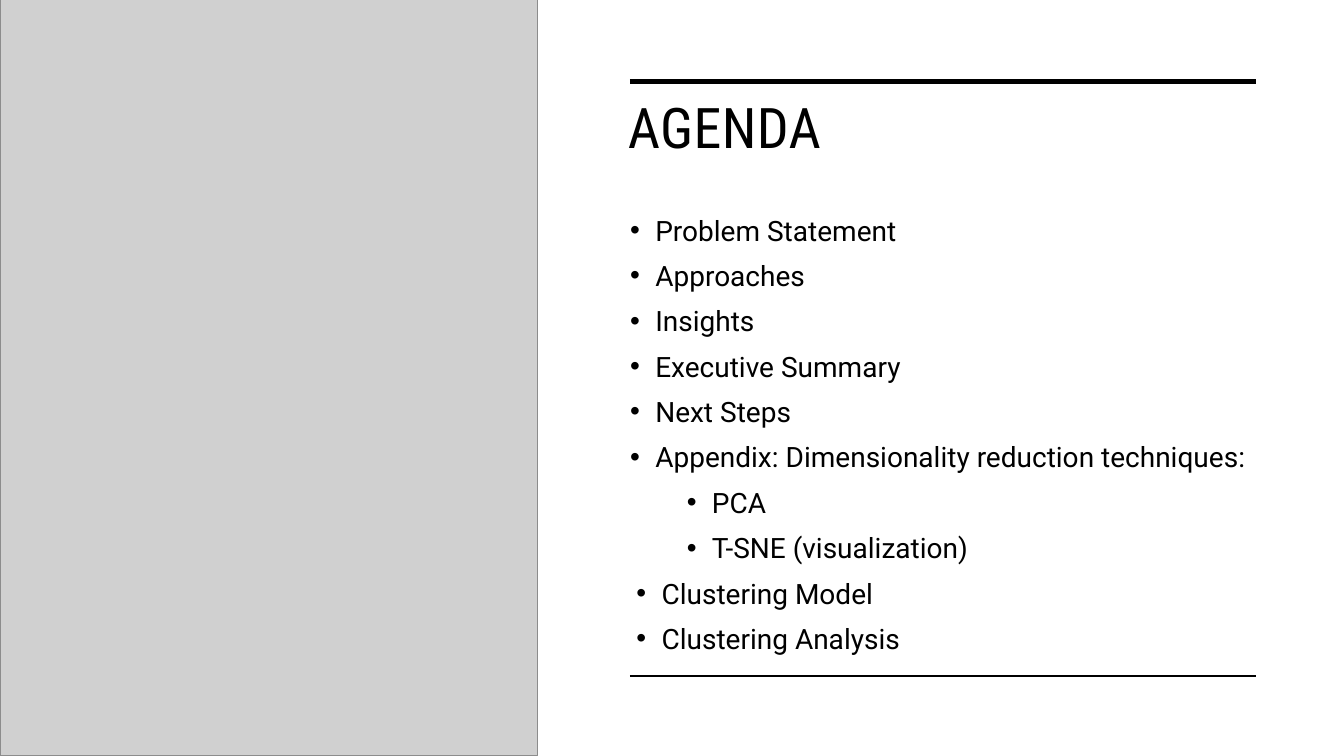
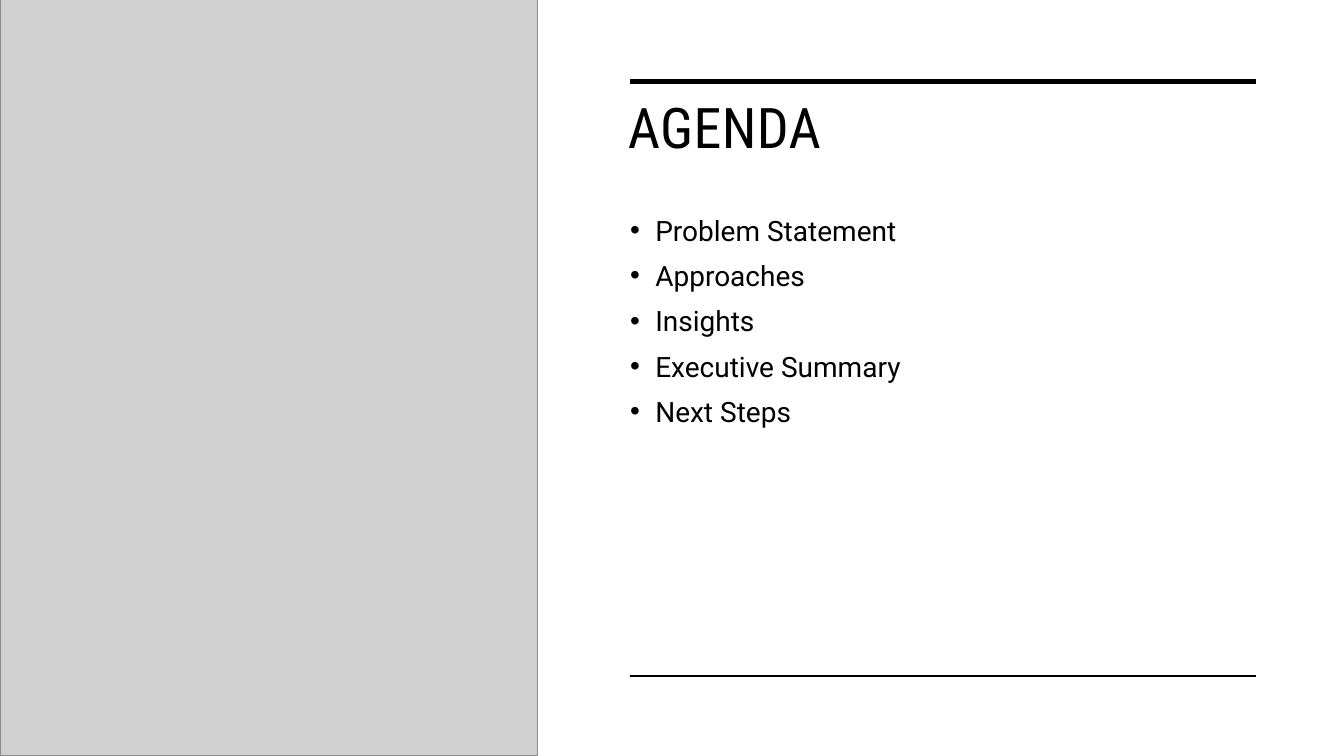
Before and after one commit to fsi-hack4autism/ML-To-Transform-Learner-Outcomes, a slide deck: slide 2 of presentation/Autism_hackathon_01.pptx. Drawn at 1344x756 pixels with LibreOffice and Linux fonts; fonts in the diff are those of the drawing; grey boxes stand for pictures. Boxes give left, top, right and bottom in pixels: in the first picture for what was removed or moved away, otherwise in the second. Text is boxed around its words. In the diff, an @@ line names an element or a change of style, - is before the commit and + after.

```diff
--- a/presentation/Autism_hackathon_01.pptx
+++ b/presentation/Autism_hackathon_01.pptx
@@ text at [655,446,1245,655]: paragraphs removed @@
-• Appendix: Dimensionality reduction techniques:
-  • PCA
-  • T-SNE (visualization)
-• Clustering Model
-• Clustering Analysis
```
